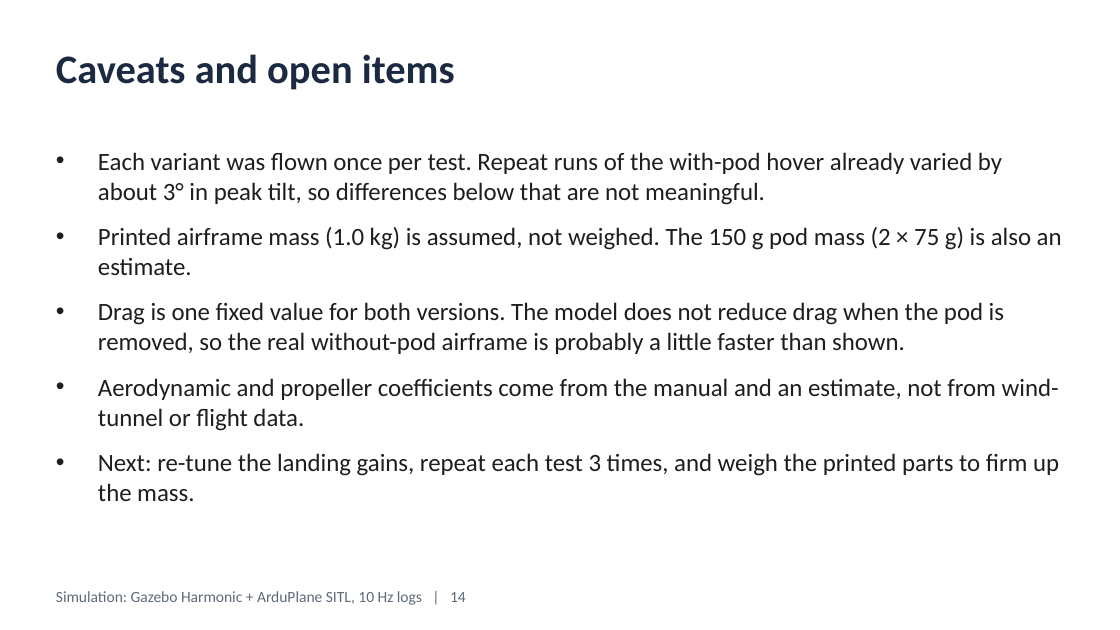
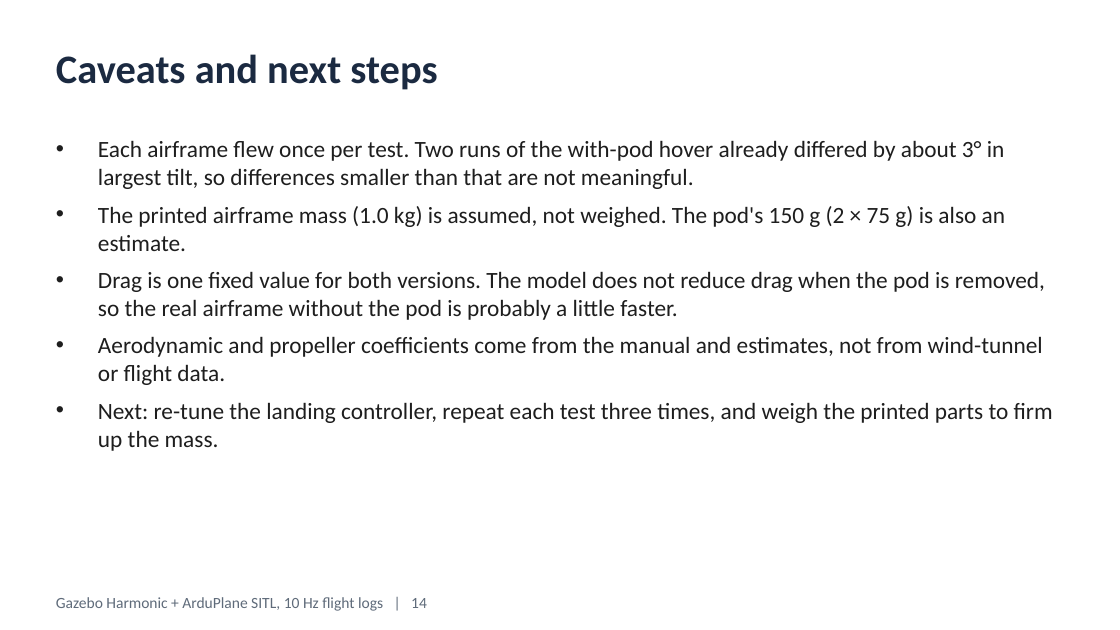
Before and after one commit to nimit0506/StallionAutomation, a slide deck: slide 15 of docs/Stallion_V2_Pod_vs_NoPod_Flight_Dynamics.pptx (slide 14 before the commit). Drawn at 1120x630 pixels with LibreOffice and Linux fonts; fonts in the diff are those of the drawing. Boxes give left, top, right and bottom in pixels: in the first picture for what was removed or moved away, otherwise in the second. Text is boxed around its words. In the diff, an @@ line names an element or a change of style, - is before the commit and + after.

```diff
--- a/docs/Stallion_V2_Pod_vs_NoPod_Flight_Dynamics.pptx
+++ b/docs/Stallion_V2_Pod_vs_NoPod_Flight_Dynamics.pptx
@@ text at [56,54,437,90]: text changed @@
-Caveats and open items
+Caveats and next steps
@@ text at [98,140,1053,451]: text changed; size 16 to 15 pt @@
-• Each variant was flown once per test. Repeat runs of the with-pod hover already varied by about 3° in peak tilt, so differences below that are not meaningful.
-• Printed airframe mass (1.0 kg) is assumed, not weighed. The 150 g pod mass (2 × 75 g) is also an estimate.
-• Drag is one fixed value for both versions. The model does not reduce drag when the pod is removed, so the real without-pod airframe is probably a little faster than shown.
-• Aerodynamic and propeller coefficients come from the manual and an estimate, not from wind-tunnel or flight data.
-• Next: re-tune the landing gains, repeat each test 3 times, and weigh the printed parts to firm up the mass.
+• Each airframe flew once per test. Two runs of the with-pod hover already differed by about 3° in largest tilt, so differences smaller than that are not meaningful.
+• The printed airframe mass (1.0 kg) is assumed, not weighed. The pod's 150 g (2 × 75 g) is also an estimate.
+• Drag is one fixed value for both versions. The model does not reduce drag when the pod is removed, so the real airframe without the pod is probably a little faster.
+• Aerodynamic and propeller coefficients come from the manual and estimates, not from wind-tunnel or flight data.
+• Next: re-tune the landing controller, repeat each test three times, and weigh the printed parts to firm up the mass.
@@ text at [56,597,427,611]: text changed @@
-Simulation: Gazebo Harmonic + ArduPlane SITL, 10 Hz logs | 14
+Gazebo Harmonic + ArduPlane SITL, 10 Hz flight logs | 14
```
Also in this commit, not shown: 11 other slides changed, 3 slides added, 2 slides removed, 1 other file.
